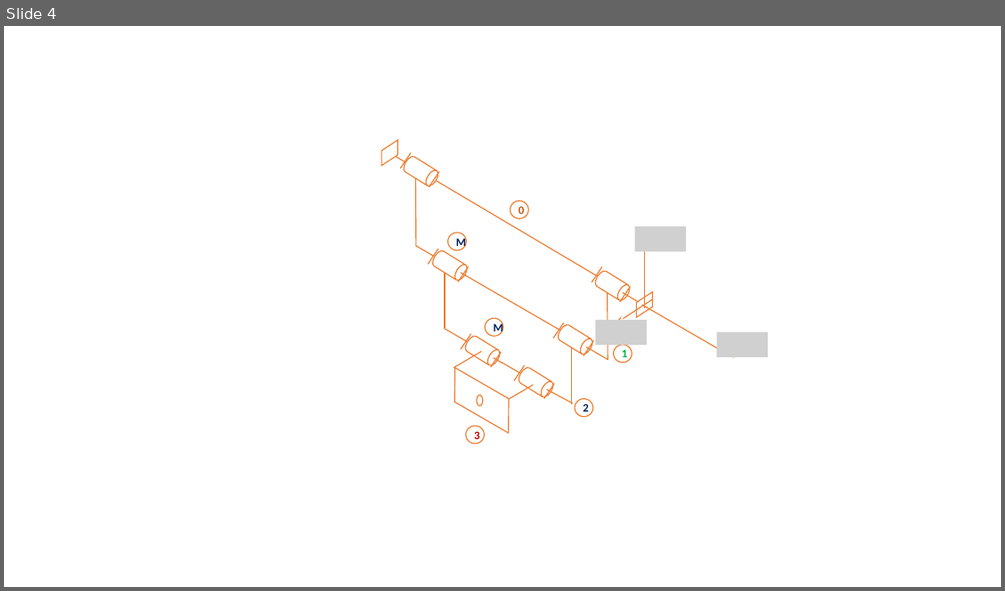
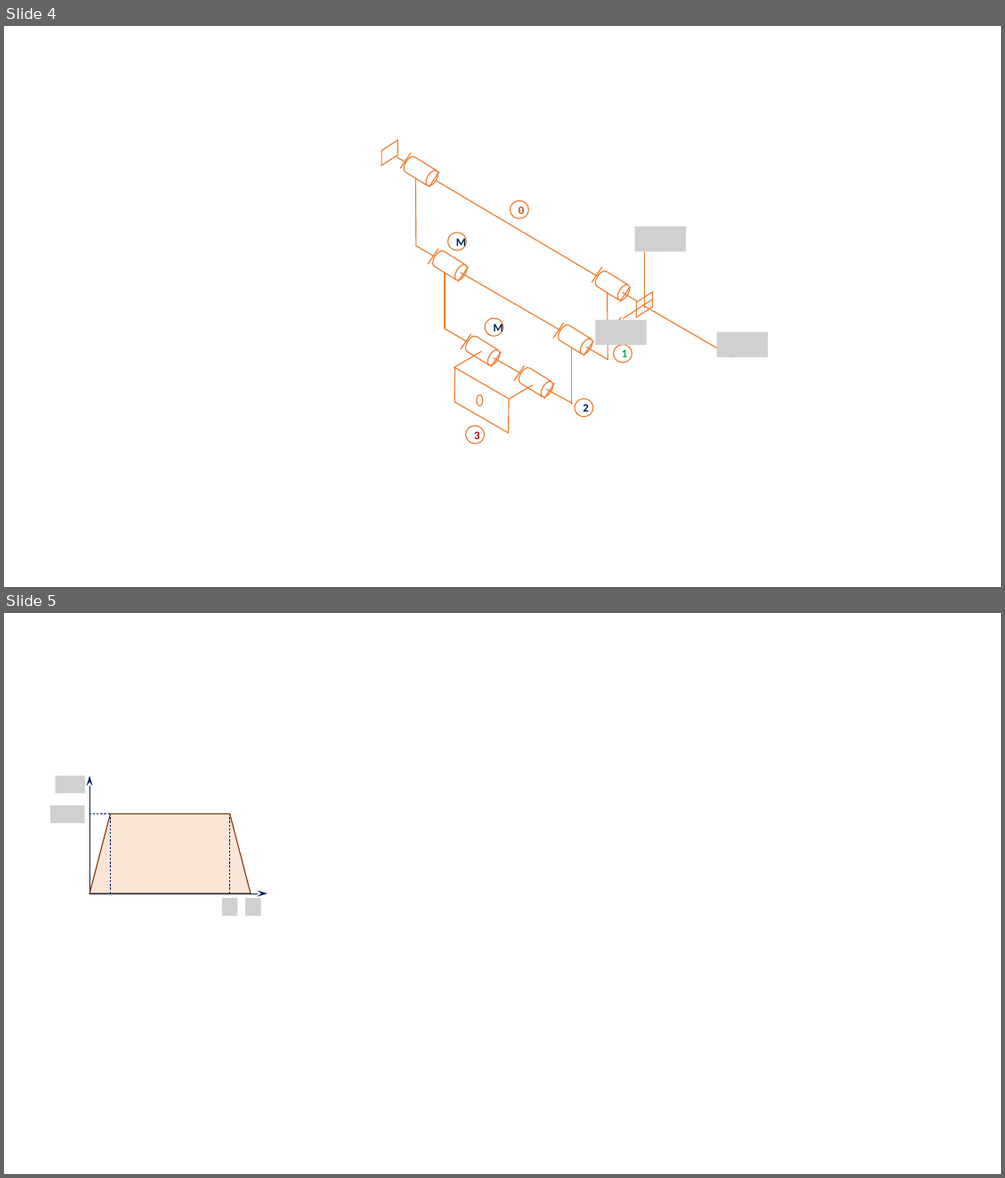
Before and after one commit to xpessoles/TP_Documents_PSI, a slide deck: Figures [Enregistrement automatique].pptx. Shown one above the other, each under a label of ours: slide 4 before the commit, slides 4 and 5 after it. The pictures are 1005x591 and 1005x1178 pixels, drawn with LibreOffice and Linux fonts; fonts in the diff are those of the drawing; grey boxes stand for pictures; background and template pictures are left out. Boxes give left, top, right and bottom in pixels: in the first picture for what was removed or moved away, otherwise in the second. Text is boxed around its words. In the diff, an @@ line names an element or a change of style, - is before the commit and + after.

```diff
--- a/Figures [Enregistrement automatique].pptx
+++ b/Figures [Enregistrement automatique].pptx
@@ slide 5 added at (4, 613, 1001, 1174), background #FFFFFF; not listed: 1 template element that a slide beside it also shows @@
@@ picture added at (56, 776, 86, 794) @@
@@ arrow added from (89, 893) to (89, 776), #002060 0.5 pt @@
@@ picture added at (50, 805, 85, 823) @@
@@ trapezoid added at (89, 814, 250, 893), fill #FBE5D6, outline #843C0B 1 pt @@
@@ line added from (89, 814) to (110, 814), #002060 0.5 pt dashed @@
@@ line added from (110, 893) to (110, 814), #002060 0.5 pt dashed @@
@@ line added from (230, 893) to (230, 814), #002060 0.5 pt dashed @@
@@ arrow added from (89, 893) to (267, 893), #002060 0.5 pt @@
@@ picture added at (222, 898, 237, 916) @@
@@ picture added at (245, 898, 261, 916) @@
```
Also in this commit, not shown: 1 slide removed.
